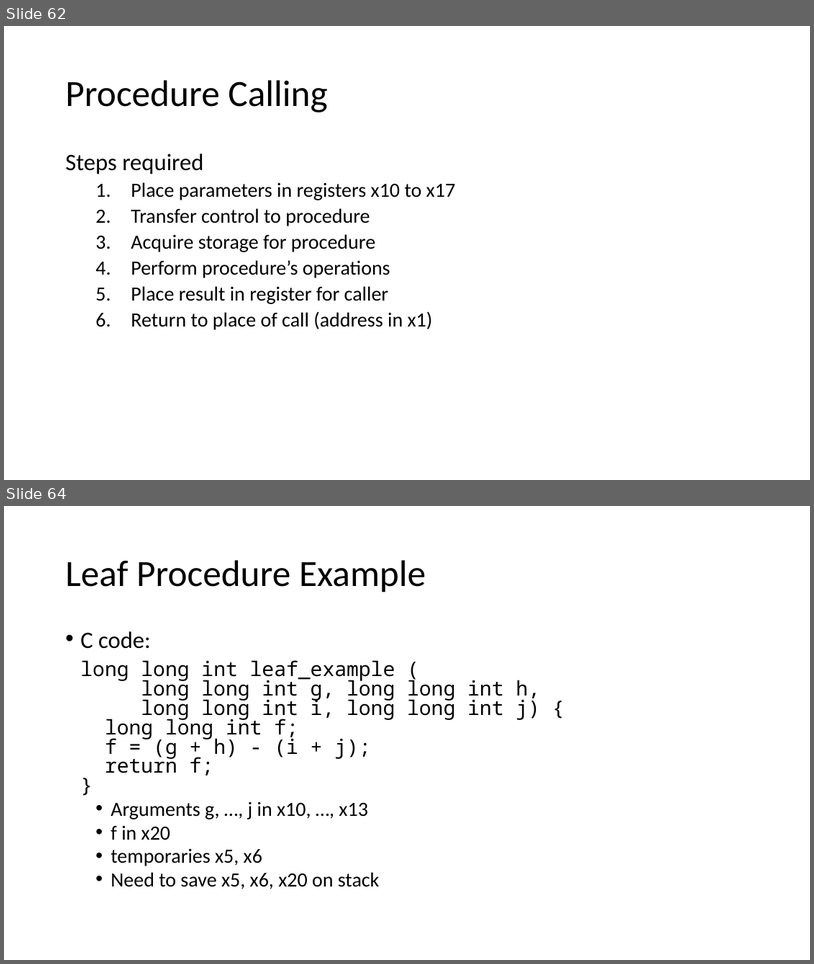
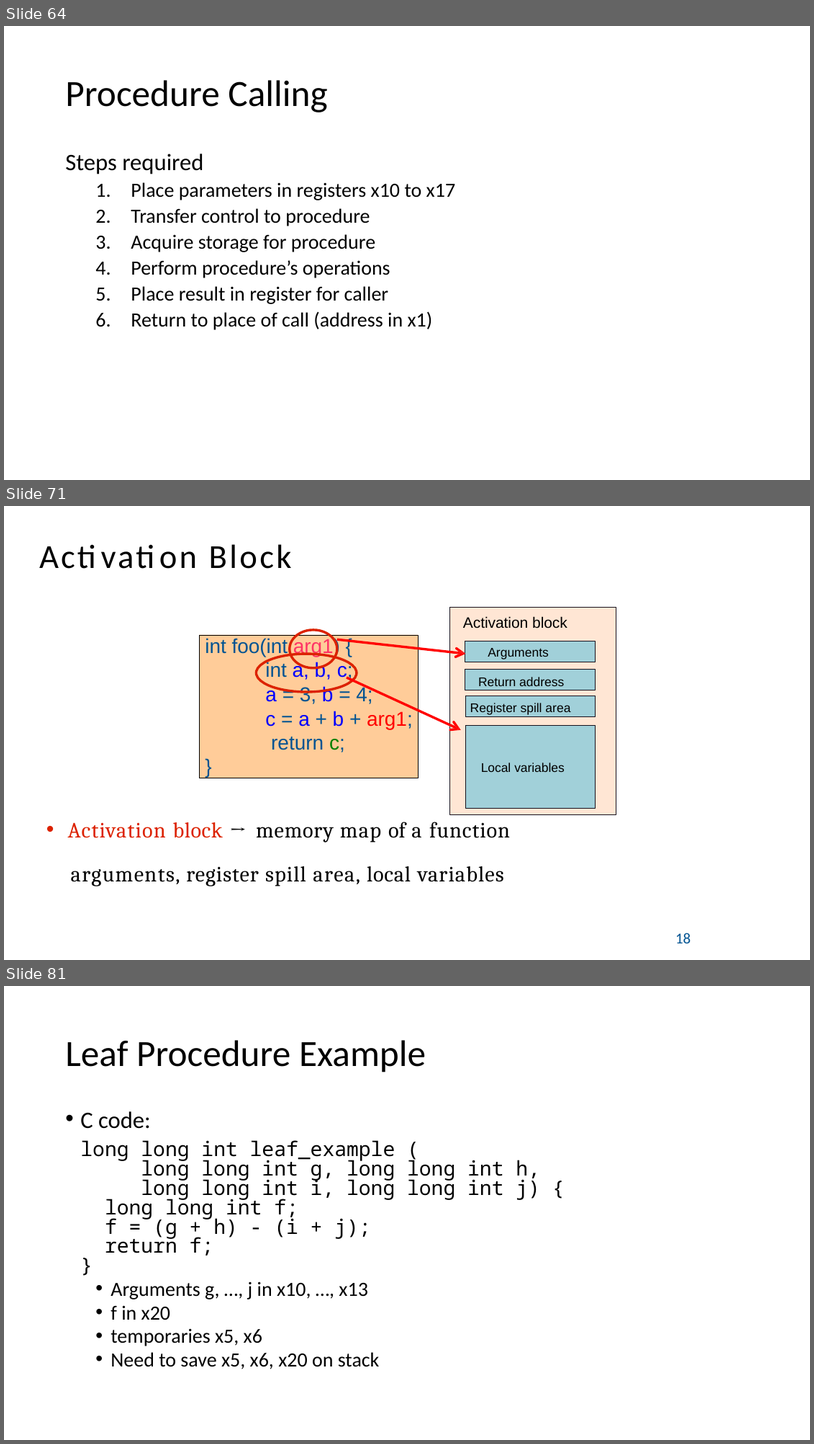
Before and after one commit to PG-DESD/CDAC_Sharing_Data, a slide deck: Microprocessor/TheoryLectures/RISC-V_Theory.pptx. Shown one above the other, each under a label of ours: slides 62 and 64 before the commit, slides 64, 71 and 81 after it; the slides between them are not shown. The pictures are 814x964 and 814x1444 pixels, drawn with LibreOffice and Linux fonts; fonts in the diff are those of the drawing. Boxes give left, top, right and bottom in pixels: in the first picture for what was removed or moved away, otherwise in the second. Text is boxed around its words. In the diff, an @@ line names an element or a change of style, - is before the commit and + after.

```diff
--- a/Microprocessor/TheoryLectures/RISC-V_Theory.pptx
+++ b/Microprocessor/TheoryLectures/RISC-V_Theory.pptx
@@ slide 71 added at box(4, 506, 810, 960), background #FFFFFF @@
@@ rectangle added at box(450, 607, 616, 815), fill #FFE6D4, outline #15111D 0.25 pt, 18 pt, text #000000 @@
+Activation block
@@ freeform shape added at box(199, 635, 419, 777), fill #FFCC99 @@
@@ rectangle added at box(199, 635, 419, 777), outline #000000 0.25 pt, 24 pt, text #005392 @@
+int foo(int arg1) {
+int a, b, c;
+a = 3; b = 4;
+c = a + b + arg1; return c;
+}
@@ freeform shape added at box(256, 630, 357, 692), outline #DC2200 2.88 pt @@
@@ freeform shape added at box(337, 638, 466, 659), fill #FF0000 @@
@@ rectangle added at box(466, 641, 596, 662), fill #A1D0D9, outline #15111D 0.25 pt, 15 pt, text #000000 @@
+Arguments
@@ freeform shape added at box(347, 677, 461, 731), fill #FF0000 @@
@@ rectangle added at box(465, 669, 595, 690), fill #A1D0D9, outline #15111D 0.25 pt, 15 pt, text #000000 @@
+Return address
@@ rectangle added at box(466, 696, 596, 716), fill #A1D0D9, outline #15111D 0.25 pt, 15 pt, text #000000 @@
+Register spill area
@@ rectangle added at box(466, 725, 596, 808), fill #A1D0D9, outline #15111D 0.25 pt, 15 pt, text #000000 @@
+Local variables
@@ title added at box(68, 822, 223, 838), 40 pt, text #000000 @@
+Activation Block
@@ text added at box(71, 821, 510, 885), 26 pt, text #000000 @@
+• Activation block → memory map of a function
+arguments, register spill area, local variables
@@ text added at box(676, 932, 691, 943), 18 pt, text #005392 @@
+18
@@ what was slide 62 is now slide 64 @@
@@ what was slide 64 is now slide 81 @@
```
Also in this commit, not shown: 18 slides changed, 16 other slides added, 1 slide removed.
